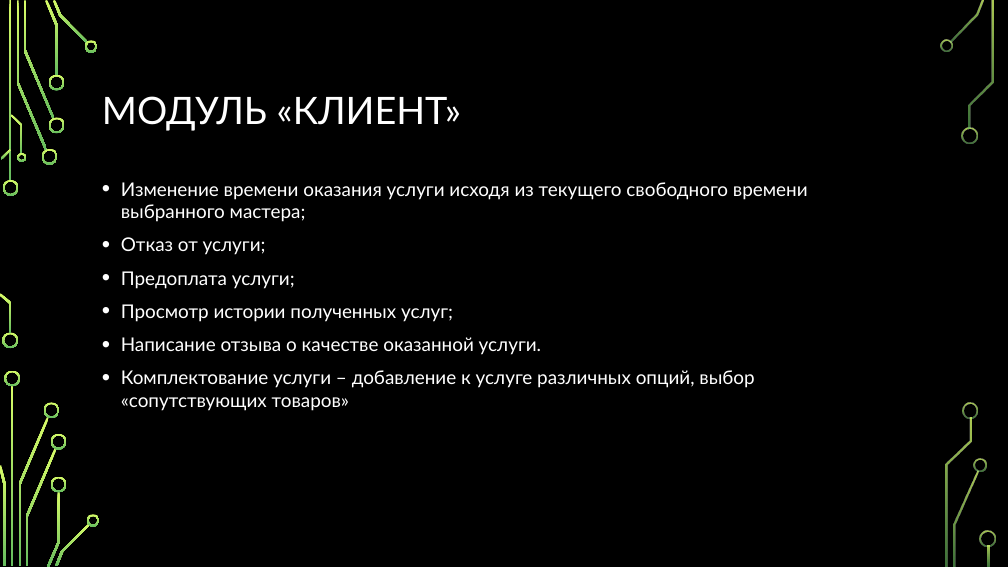
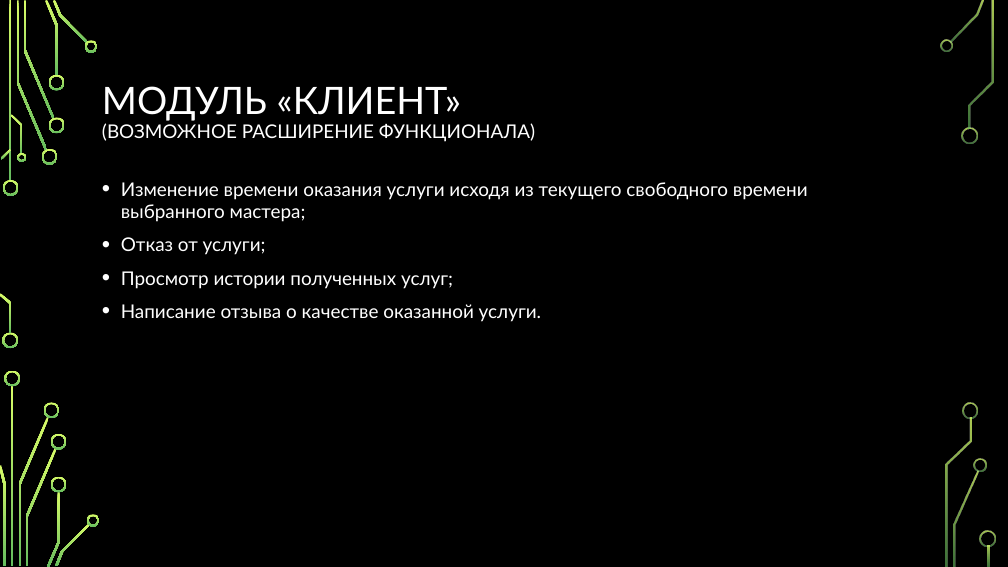
Before and after one commit to tischenko-dmitriy/grooming-salon, a slide deck: slide 5 of documentation/grooming-salon.pptx. Drawn at 1008x567 pixels with LibreOffice and Linux fonts; fonts in the diff are those of the drawing; background and template pictures are left out. Boxes give left, top, right and bottom in pixels: in the first picture for what was removed or moved away, otherwise in the second. Text is boxed around its words. In the diff, an @@ line names an element or a change of style, - is before the commit and + after.

```diff
--- a/documentation/grooming-salon.pptx
+++ b/documentation/grooming-salon.pptx
@@ title at bbox=[102, 86, 535, 142]: text changed; size 36 to 18 pt @@
-МОДУЛЬ «КЛИЕНТ»
+МОДУЛЬ «КЛИЕНТ»
+(ВОЗМОЖНОЕ РАСШИРЕНИЕ ФУНКЦИОНАЛА)
@@ text at bbox=[121, 271, 295, 289]: paragraph removed @@
-• Предоплата услуги;
@@ text at bbox=[121, 370, 754, 411]: paragraph removed @@
-• Комплектование услуги – добавление к услуге различных опций, выбор «сопутствующих товаров»
```
Also in this commit, not shown: 4 other slides changed, 4 slides added, 1 slide removed, 3 other files.
